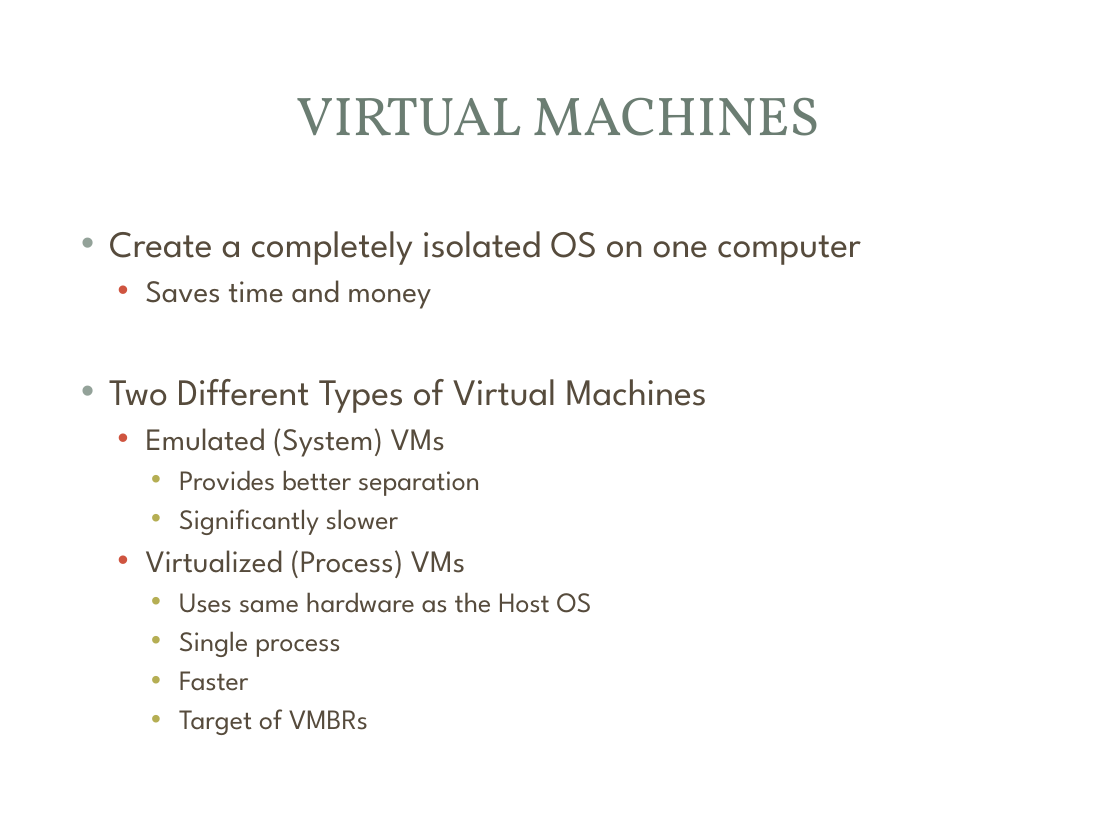
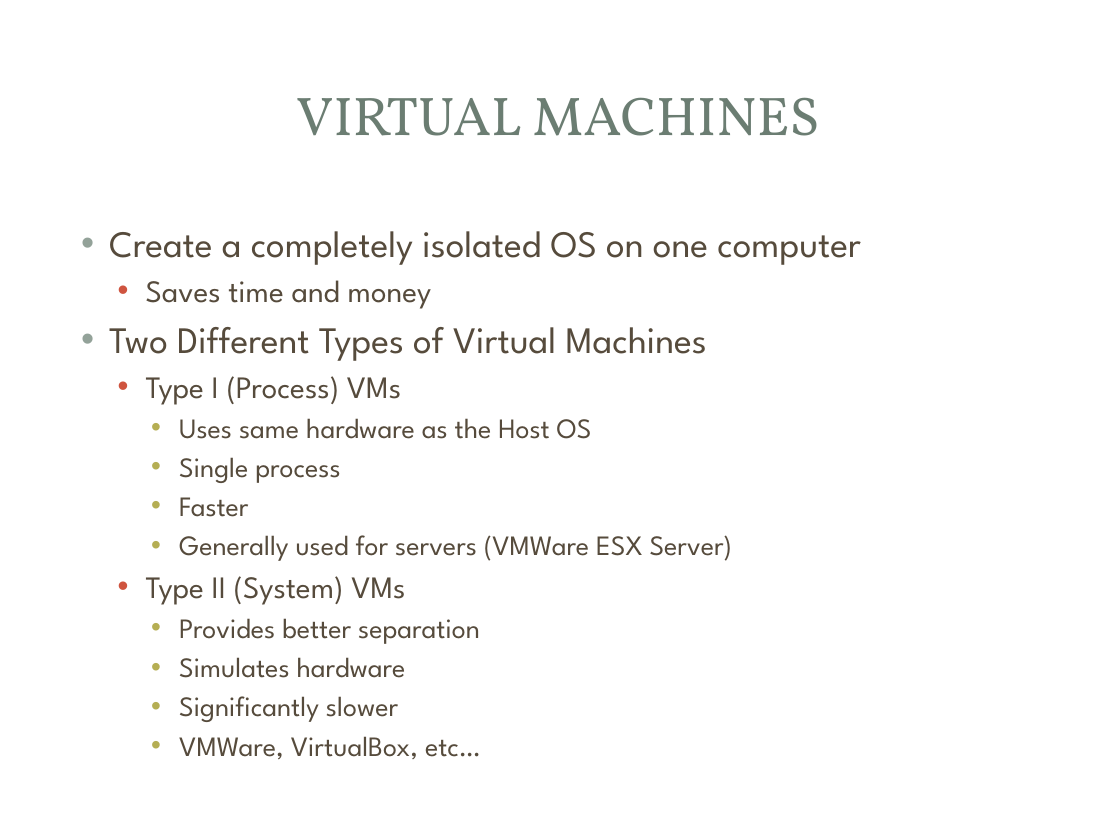
Before and after one commit to mjmalkowski11023/Computer-Security-2013, a slide deck: slide 3 of VMBR_Presentation.pptx. Drawn at 1120x840 pixels with LibreOffice and Linux fonts; fonts in the diff are those of the drawing; background and template pictures are left out. Boxes give left, top, right and bottom in pixels: in the first picture for what was removed or moved away, otherwise in the second. Text is boxed around its words. In the diff, an @@ line names an element or a change of style, - is before the commit and + after.

```diff
--- a/VMBR_Presentation.pptx
+++ b/VMBR_Presentation.pptx
@@ text at box(146, 376, 401, 405): text changed; size 18 to 20 pt @@
-  • Emulated (System) VMs
-    • Provides better separation
-    • Significantly slower
-  • Virtualized (Process) VMs
+  • Type I (Process) VMs
@@ text at box(146, 535, 733, 759): text changed @@
-    • Target of VMBRs
+    • Generally used for servers (VMWare ESX Server)
+  • Type II (System) VMs
+    • Provides better separation
+    • Simulates hardware
+    • Significantly slower
+    • VMWare, VirtualBox, etc…
```
Also in this commit, not shown: 3 other slides changed.
